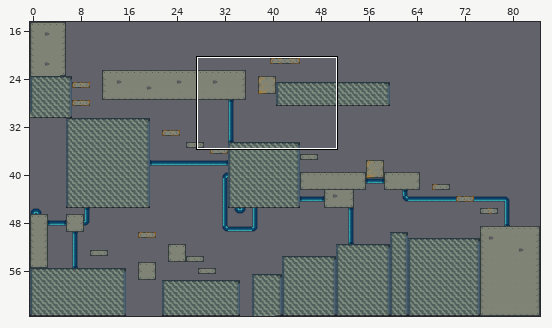
Tiled map -- Data/Levels/0.tmx. The picture above shows the old version from afar; the outline marks the close-up.
Close-up. Before the edit:
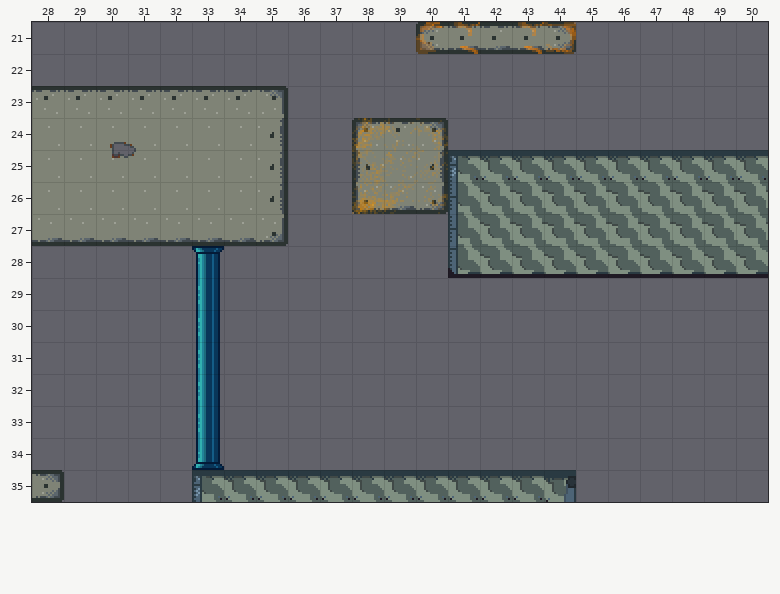
Cells are 16x16 px. Shown: x 28..50, y 21..35.
Once edited:
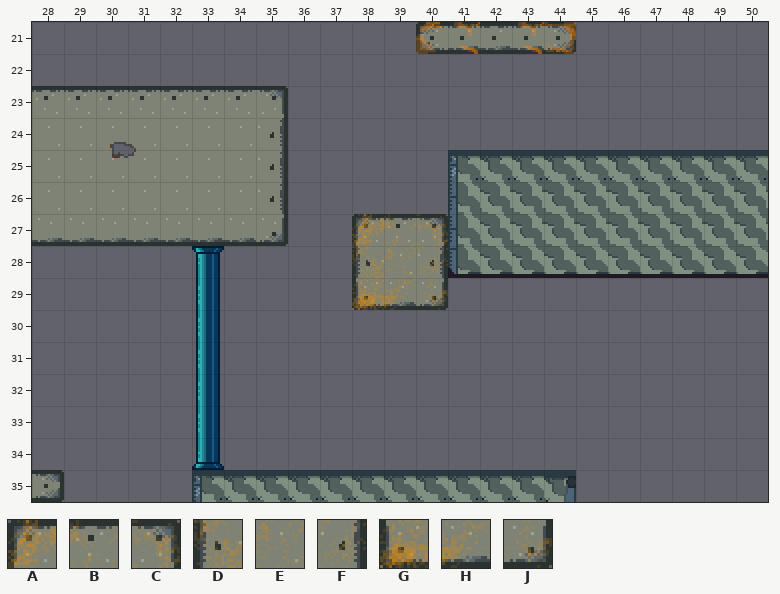
Key: from "Sprite-0002": A 72, B 73, C 74, D 88, E 89, F 90, G 104, H 105, J 106.
_ is an empty cell.
The edit:
{"where": "layer \"Tile Layer 1\""}
{"y":24,"x":38,"old":"ABC","new":"___"}
{"y":25,"x":38,"old":"DEF","new":"___"}
{"y":26,"x":38,"old":"GHJ","new":"___"}
{"y":27,"x":38,"old":"___","new":"ABC"}
{"y":28,"x":38,"old":"___","new":"DEF"}
{"y":29,"x":38,"old":"___","new":"GHJ"}
{"label":"changed","picture_box":[352,118,448,310]}
